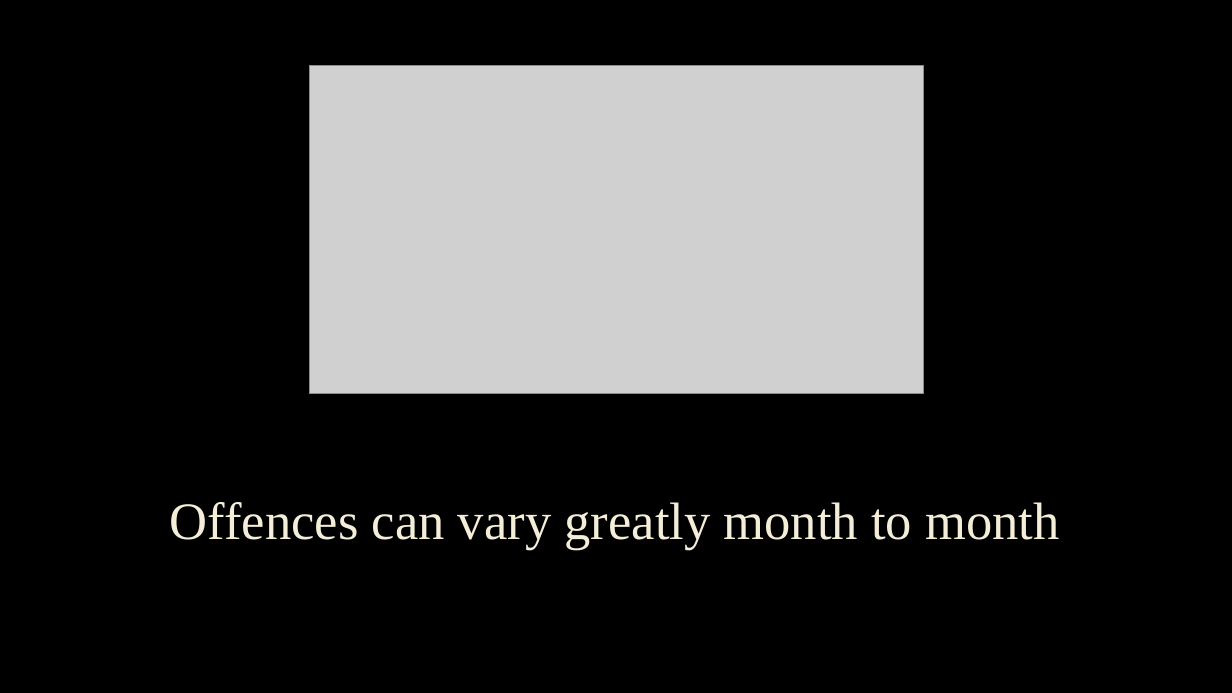
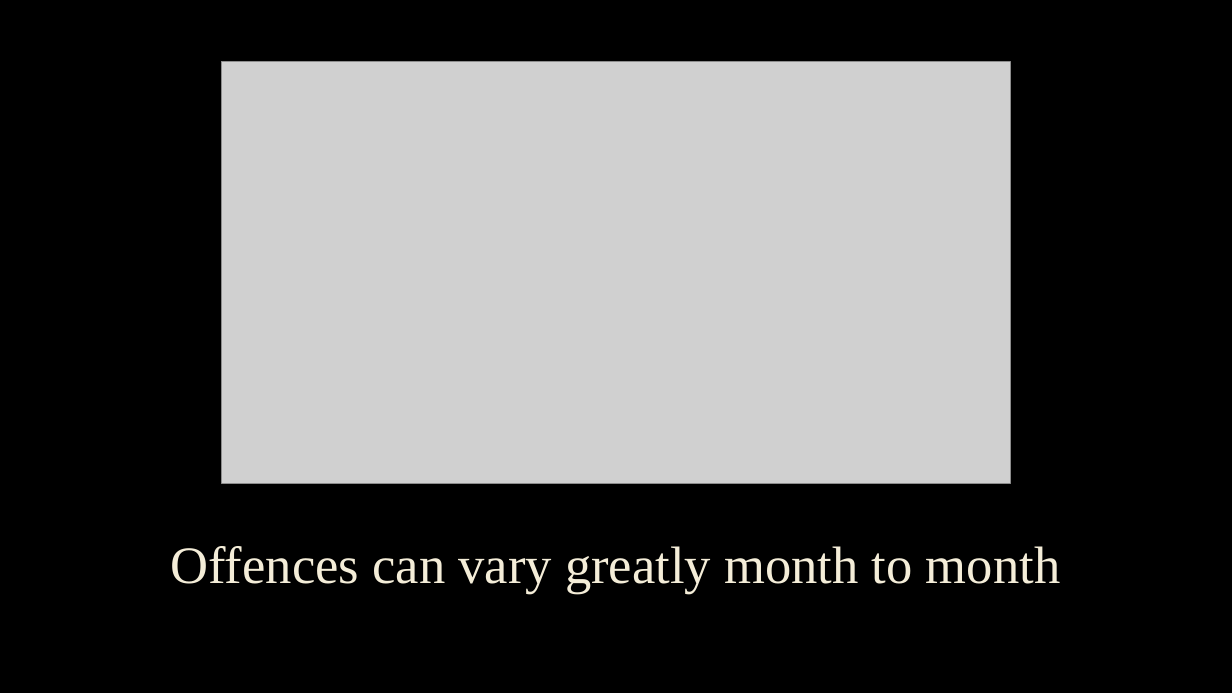
Before and after one commit to sebgiunta/IOD_Mini_Project_1_crimedata, a slide deck: slide 12 of iod_mini_project_crime_data.pptx (slide 11 before the commit). Drawn at 1232x693 pixels with LibreOffice and Linux fonts; fonts in the diff are those of the drawing; grey boxes stand for pictures; background and template pictures are left out. Boxes give left, top, right and bottom in pixels: in the first picture for what was removed or moved away, otherwise in the second. Text is boxed around its words. In the diff, an @@ line names an element or a change of style, - is before the commit and + after.

```diff
--- a/iod_mini_project_crime_data.pptx
+++ b/iod_mini_project_crime_data.pptx
@@ picture: place and size @@
-picture at (310,65,923,393)
+picture at (222,62,1010,483)
@@ title "Offences can vary greatly month ...": place and size @@
-title "Offences can vary greatly month ..." at (170,502,1059,549)
+title "Offences can vary greatly month ..." at (170,546,1060,594)
```
Also in this commit, not shown: 7 other slides changed, 4 slides added, 1 slide removed, 1 other file.
